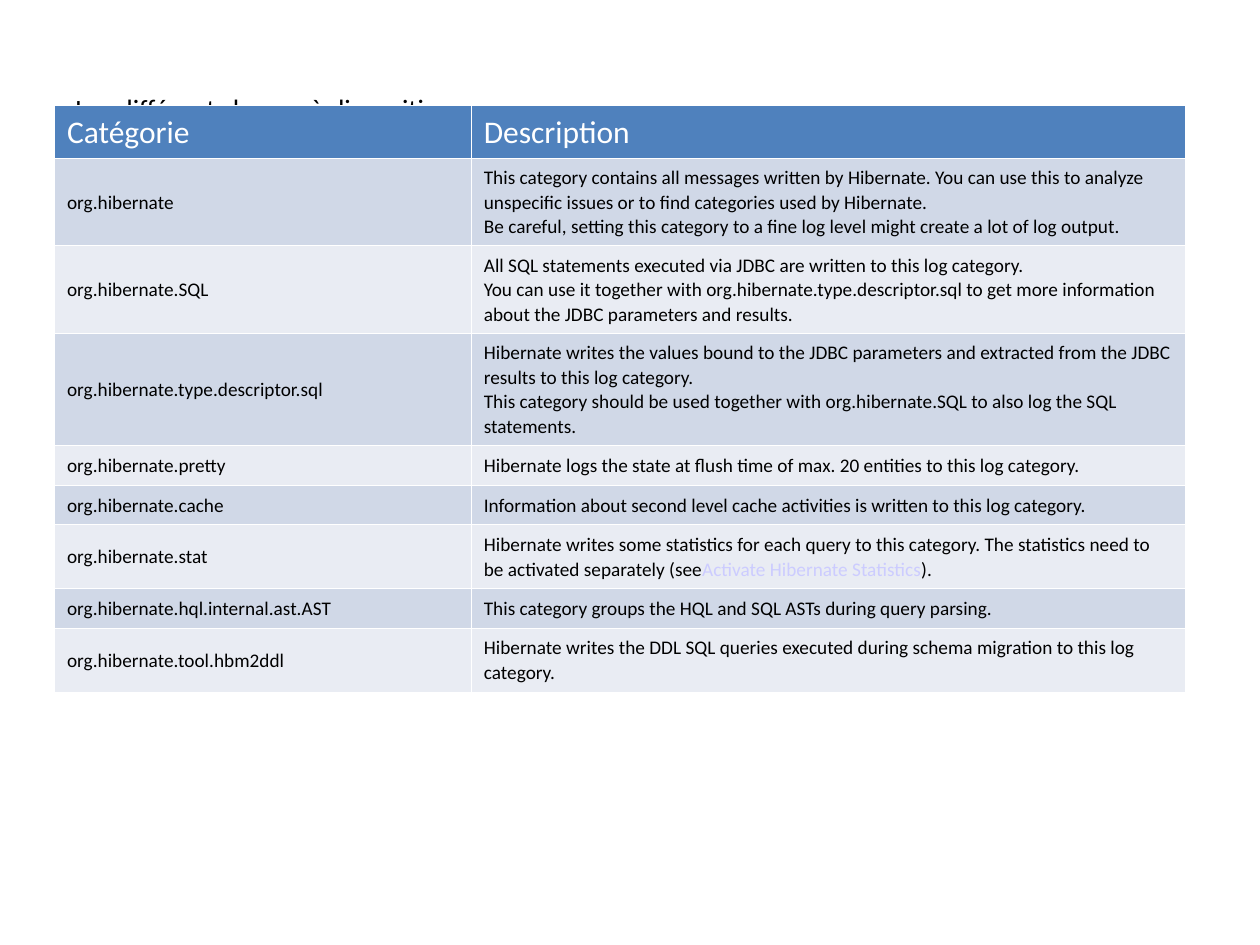
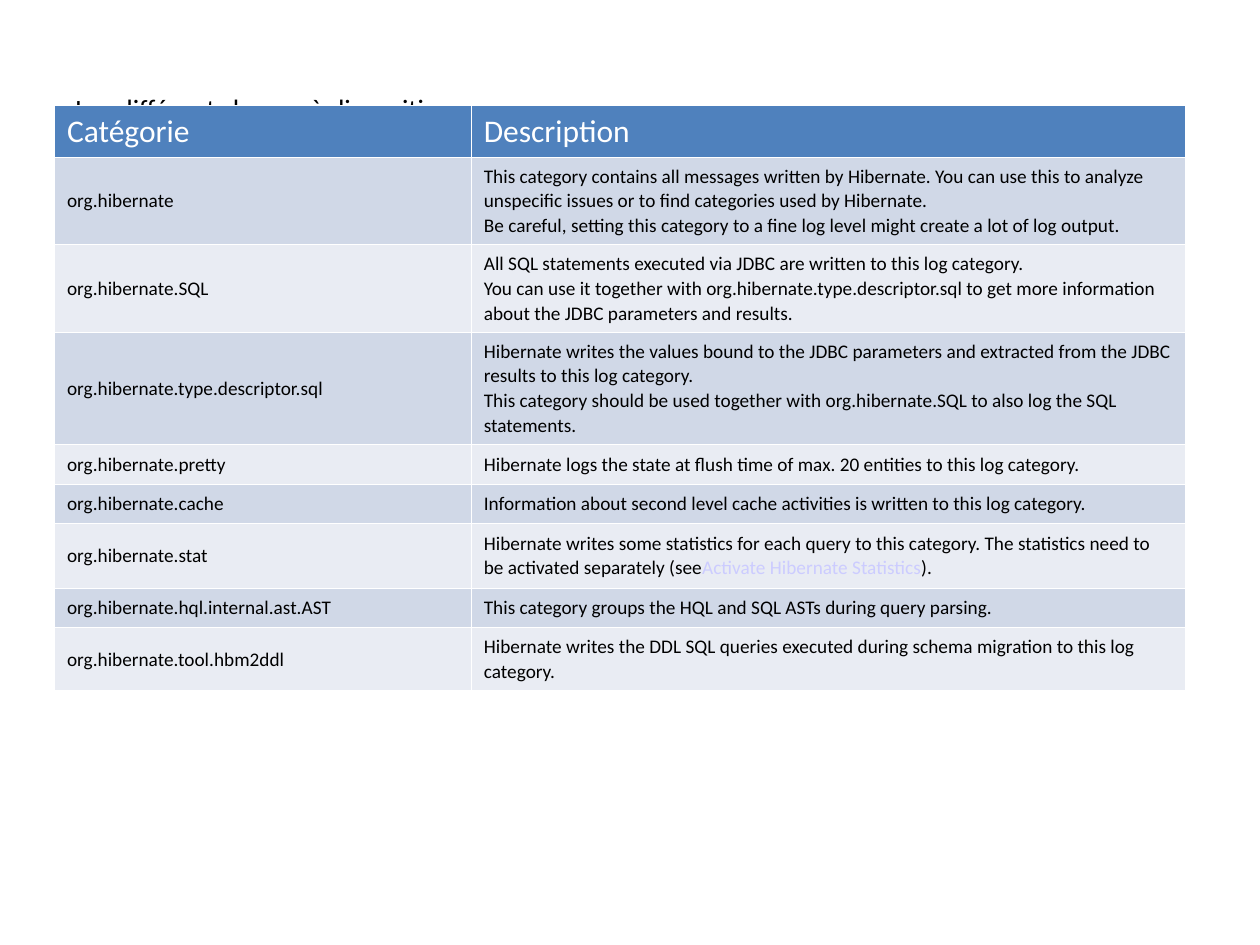
Before and after one commit to Pierre76400/demohibernate, a slide deck: slide 4 of src/main/resources/presentation/DemoHibernate.ppt. Drawn at 1260x945 pixels with LibreOffice and Linux fonts; fonts in the diff are those of the drawing. Boxes give left, top, right and bottom in pixels: in the first picture for what was removed or moved away, otherwise in the second. Text is boxed around its words. In the diff, an @@ line names an element or a change of style, - is before the commit and + after.

```diff
--- a/src/main/resources/presentation/DemoHibernate.ppt
+++ b/src/main/resources/presentation/DemoHibernate.ppt
@@ table at [54, 106, 1186, 692] @@
@@ line spacing 1.04 to 1.02 @@
@@ line spacing 1.04 to 1.06 @@
```
Also in this commit, not shown: 1 other slide changed, 4 slides added, 1 other file.
